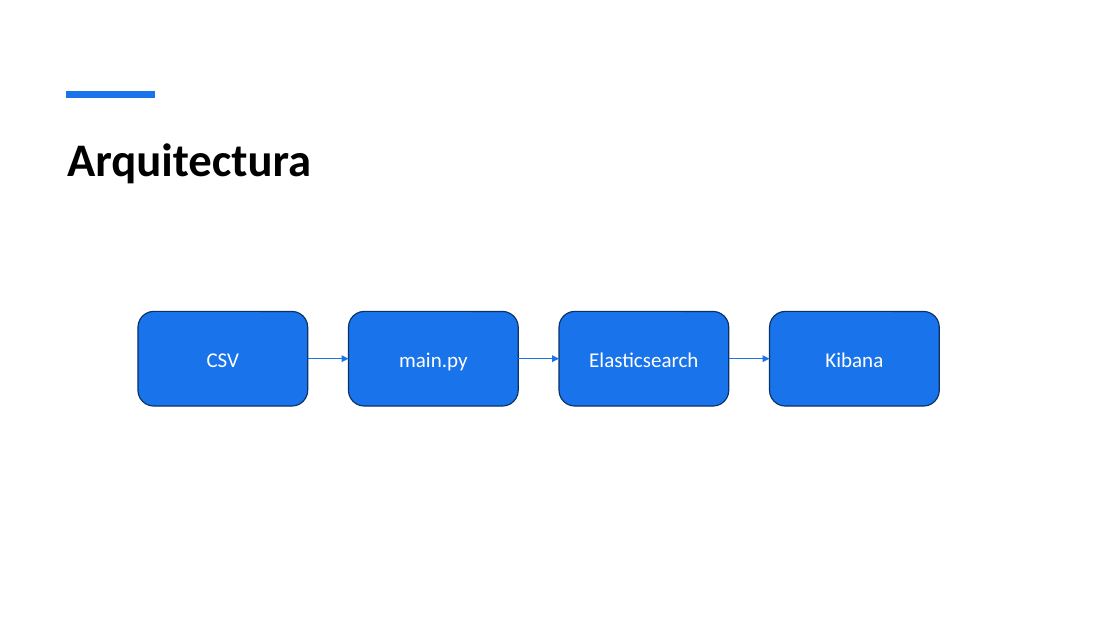
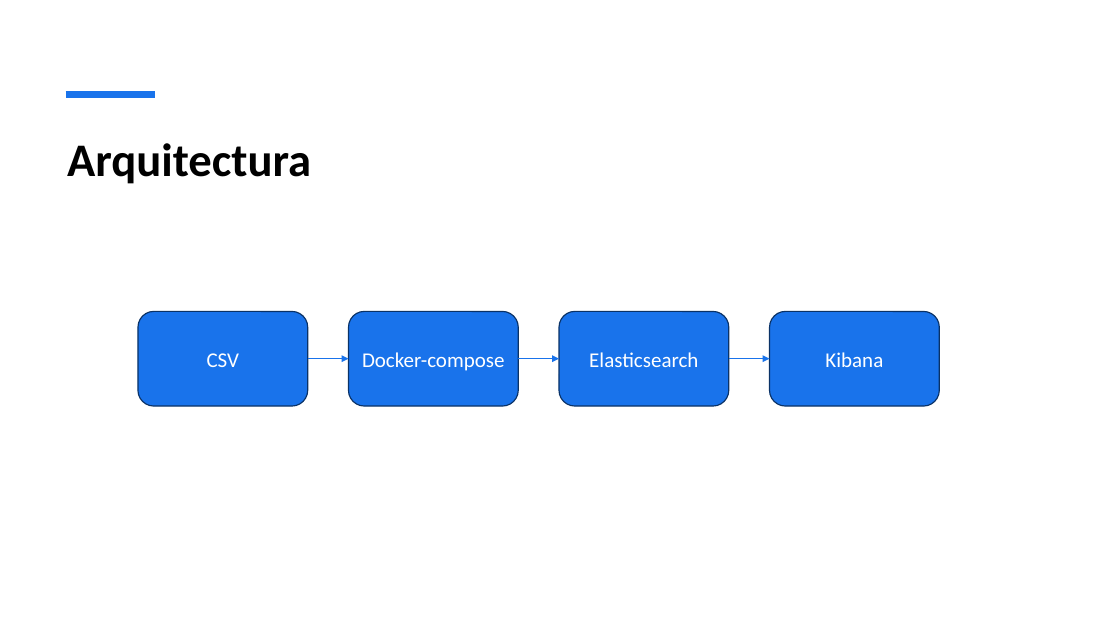
Before and after one commit to rubenalsasua/Reto-Visualizacion, a slide deck: slide 3 of Reto visualización.pptx. Drawn at 1120x630 pixels with LibreOffice and Linux fonts; fonts in the diff are those of the drawing. Boxes give left, top, right and bottom in pixels: in the first picture for what was removed or moved away, otherwise in the second. Text is boxed around its words. In the diff, an @@ line names an element or a change of style, - is before the commit and + after.

Commit message:
cambio pwp

```diff
--- a/Reto visualización.pptx
+++ b/Reto visualización.pptx
@@ text in rounded rectangle at [362, 352, 505, 371]: text changed @@
-main.py
+Docker-compose
```
